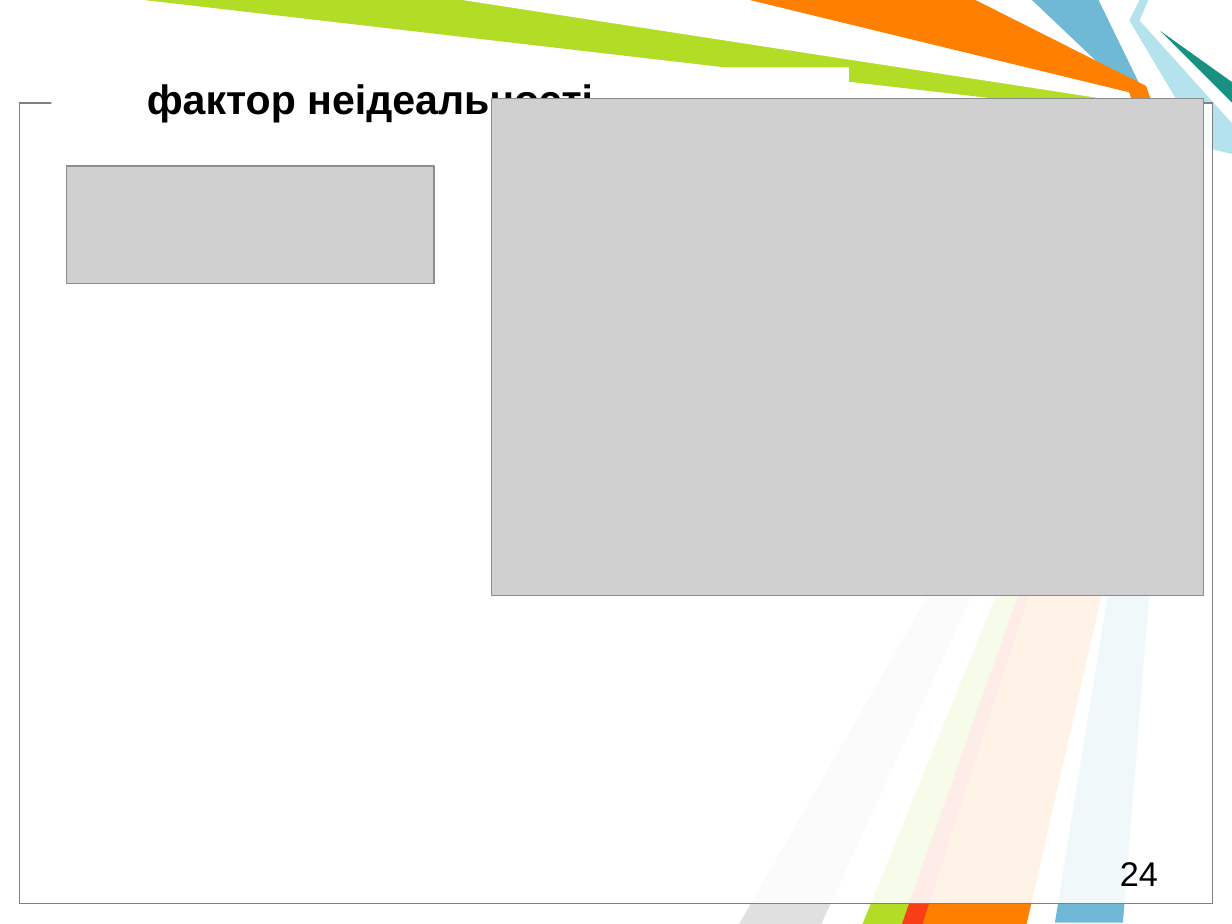
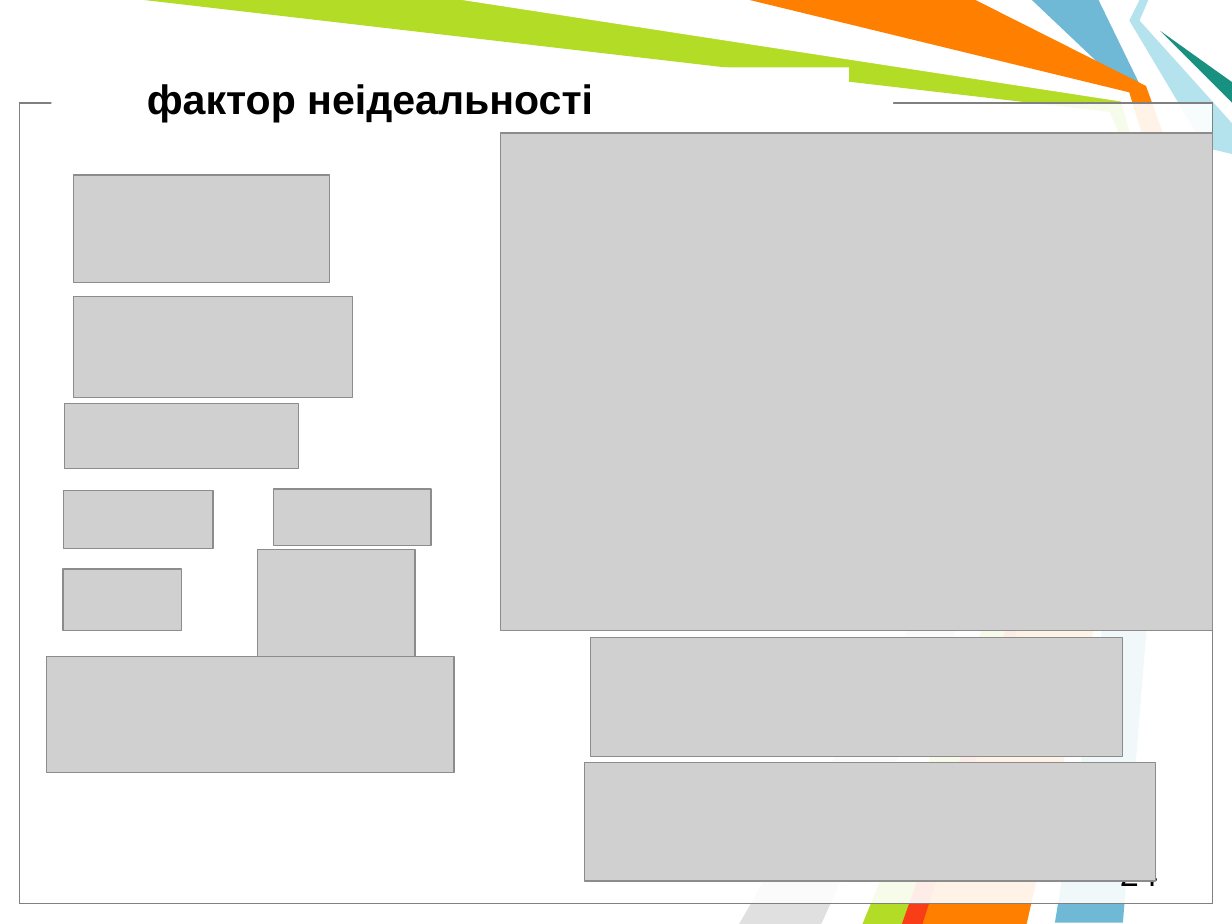
Before and after one commit to l432/NMK, a slide deck: slide 24 of Lecture/DAAD/DAAD_Models.pptm. Drawn at 1232x924 pixels with LibreOffice and Linux fonts; fonts in the diff are those of the drawing; grey boxes stand for pictures; background and template pictures are left out. Boxes give left, top, right and bottom in pixels: in the first picture for what was removed or moved away, otherwise in the second. Text is boxed around its words. In the diff, an @@ line names an element or a change of style, - is before the commit and + after.

```diff
--- a/Lecture/DAAD/DAAD_Models.pptm
+++ b/Lecture/DAAD/DAAD_Models.pptm
@@ rectangle "фактор неідеальності": place and size @@
-rectangle "фактор неідеальності" at (147,84,593,122)
+rectangle "фактор неідеальності" at (134,68,849,131)
@@ picture: place and size @@
-picture at (492,99,1204,596)
+picture at (500,133,1212,631)
@@ picture: place and size @@
-picture at (67,166,434,285)
+picture at (74,175,330,282)
@@ picture added at (74,297,352,398) @@
@@ picture added at (65,403,299,468) @@
@@ picture added at (64,490,213,548) @@
@@ picture added at (274,489,431,546) @@
@@ picture added at (63,569,181,631) @@
@@ picture added at (257,549,415,657) @@
@@ picture added at (47,657,455,772) @@
@@ picture added at (590,638,1122,756) @@
@@ picture added at (584,763,1156,881) @@
```
Also in this commit, not shown: 3 other slides changed, 5 slides added, 1 slide removed, 4 other files.
